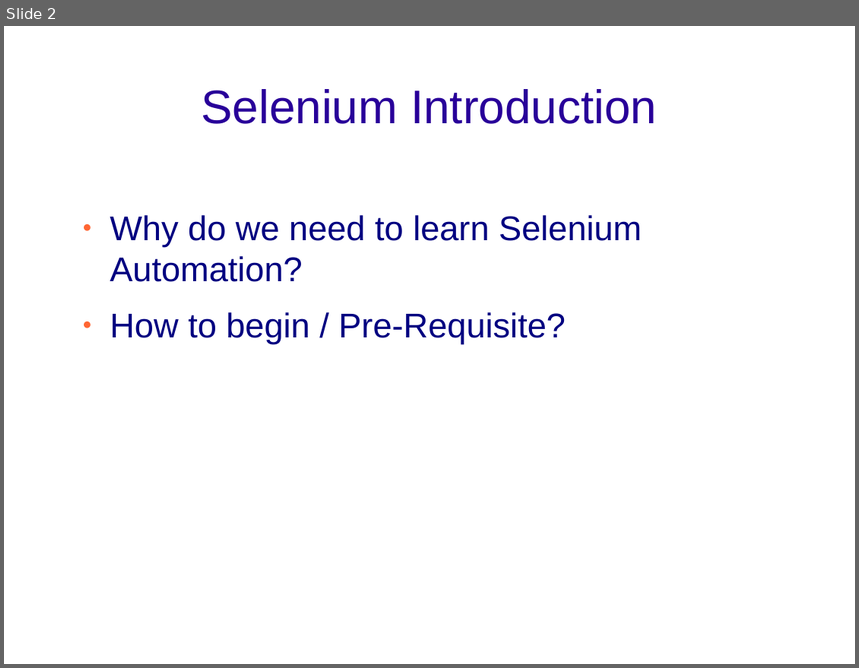
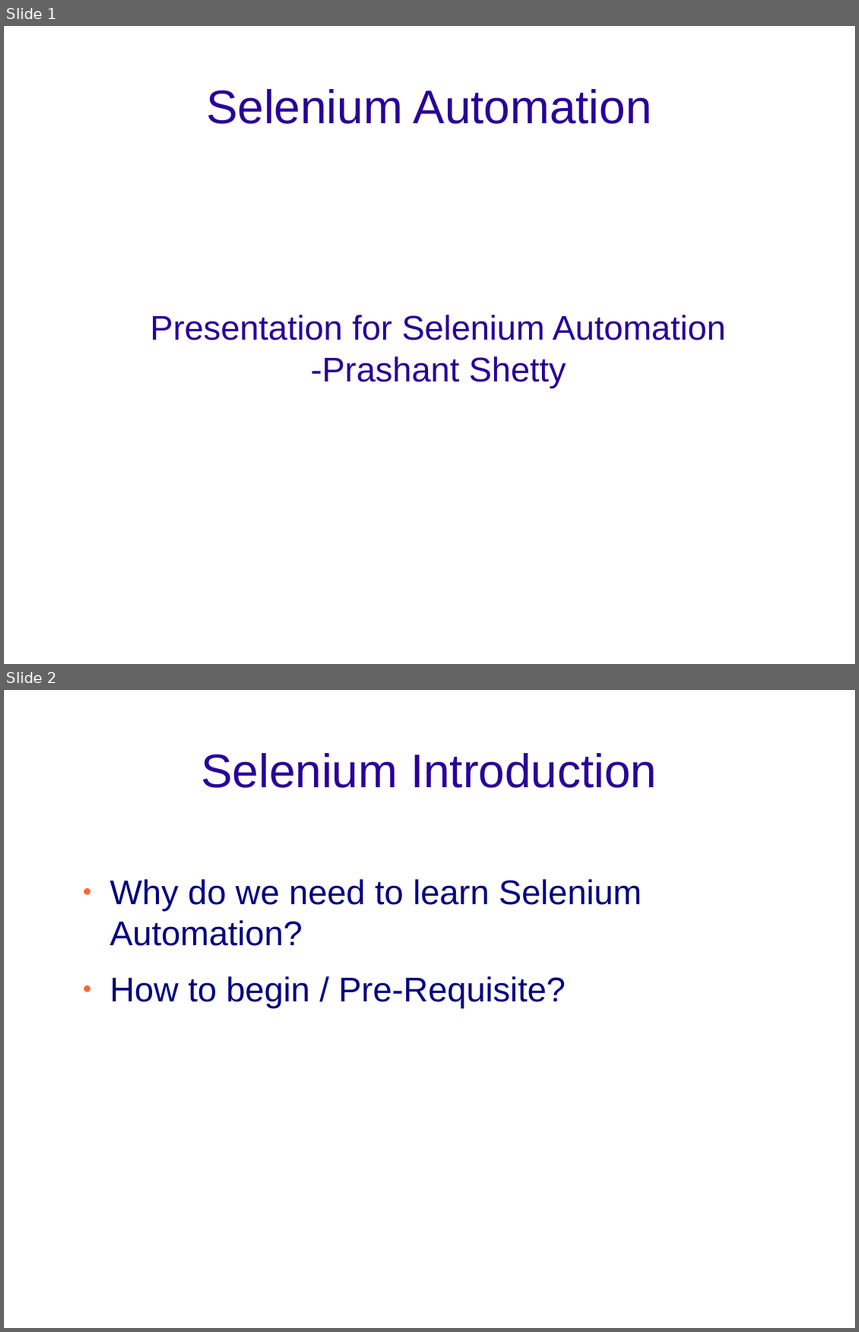
Before and after one commit to prashant-shetty27/JD, a slide deck: Prashant_Selenium_KT.odp. Shown one above the other, each under a label of ours: slide 2 before the commit, slides 1 and 2 after it. The pictures are 859x668 and 859x1332 pixels, drawn with LibreOffice and Linux fonts; fonts in the diff are those of the drawing; background and template pictures are left out. Boxes give left, top, right and bottom in pixels: in the first picture for what was removed or moved away, otherwise in the second. Text is boxed around its words. In the diff, an @@ line names an element or a change of style, - is before the commit and + after.

```diff
--- a/Prashant_Selenium_KT.odp
+++ b/Prashant_Selenium_KT.odp
@@ slide 1 added at [4, 26, 855, 664], background picture (left out) @@
@@ title added at [206, 89, 652, 124], 44 pt, text #280099 @@
+Selenium Automation
@@ subtitle added at [150, 315, 726, 388], 32 pt, text #280099 @@
+Presentation for Selenium Automation
+-Prashant Shetty
```
Also in this commit, not shown: 4 slides changed, 4 other slides added, 4 slides removed.
